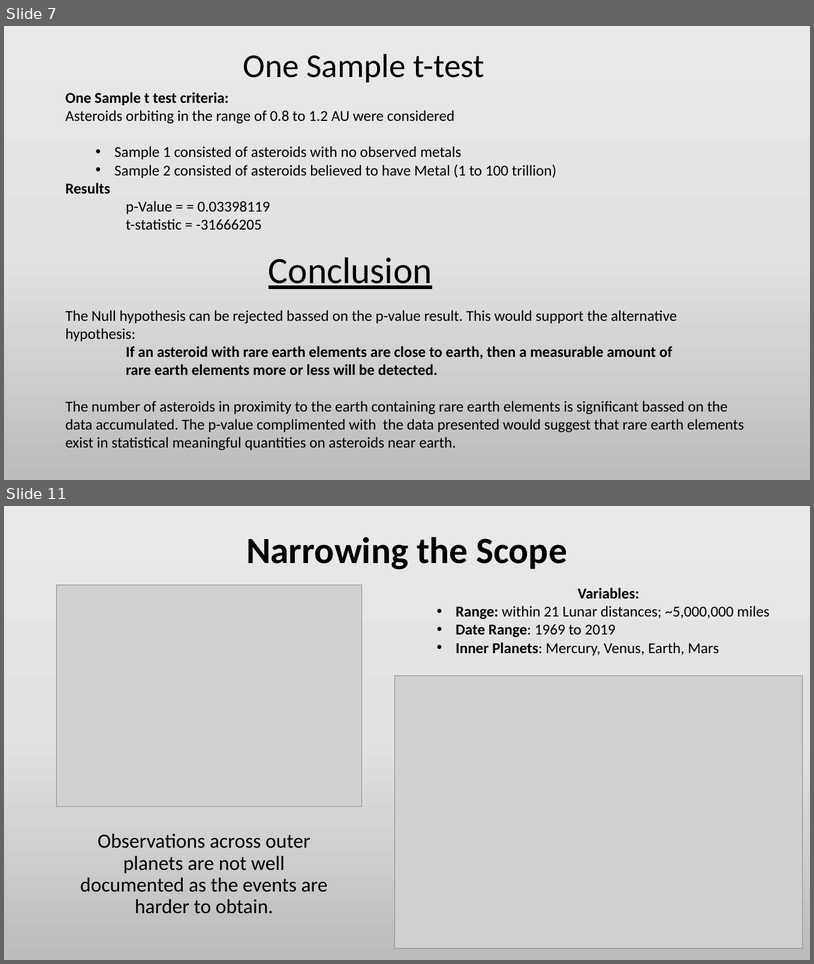
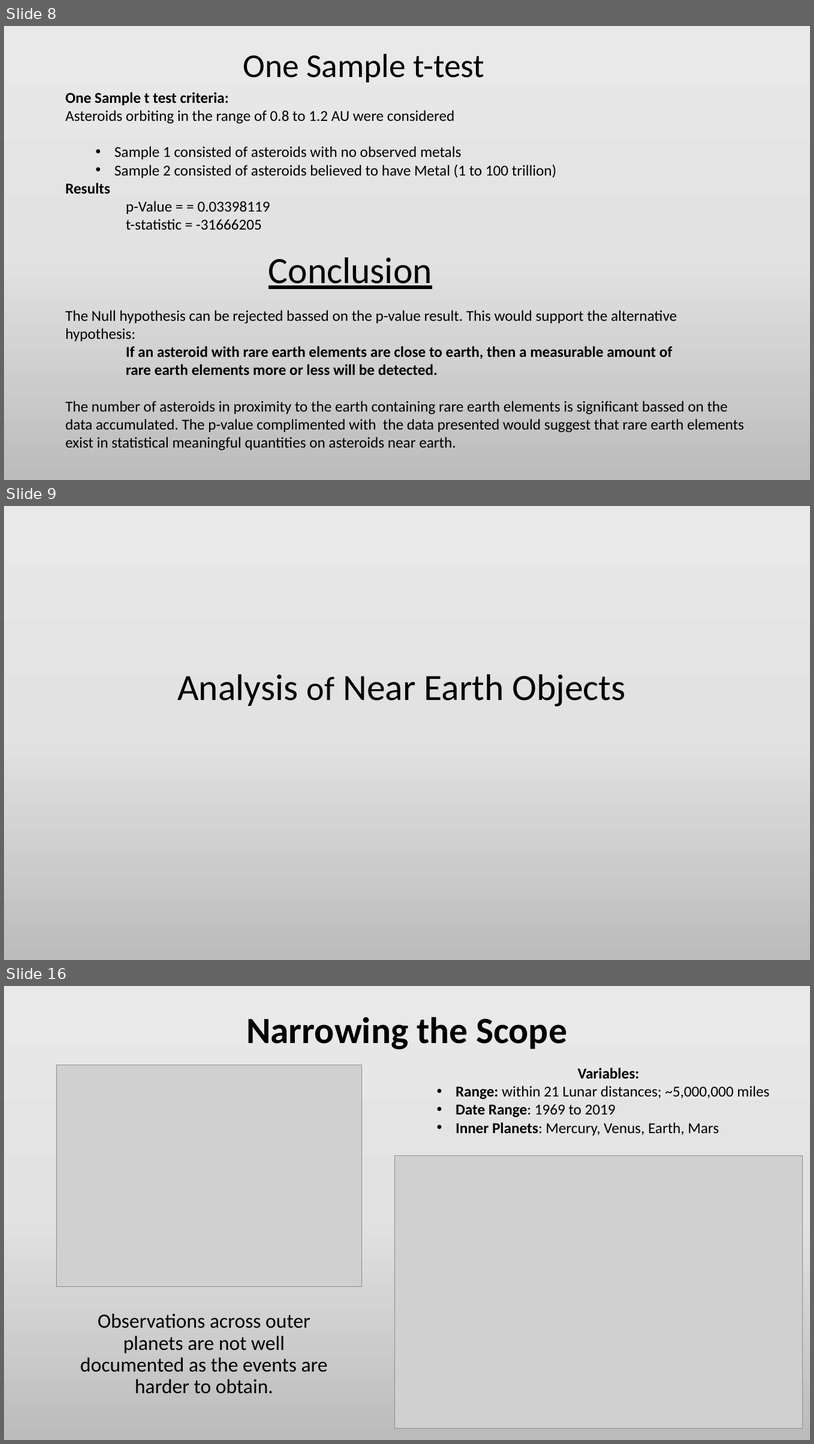
Before and after one commit to Efritch/asteroids_group_g, a slide deck: asteroid_analysisFinal.pptx. Shown one above the other, each under a label of ours: slides 7 and 11 before the commit, slides 8, 9 and 16 after it; the slides between them are not shown. The pictures are 814x964 and 814x1444 pixels, drawn with LibreOffice and Linux fonts; fonts in the diff are those of the drawing; grey boxes stand for pictures. Boxes give left, top, right and bottom in pixels: in the first picture for what was removed or moved away, otherwise in the second. Text is boxed around its words. In the diff, an @@ line names an element or a change of style, - is before the commit and + after.

Commit message:
Add files via upload
PPT file includes Erik's slides for the analysis of asteroids posing a threat to impact Earth.

```diff
--- a/asteroid_analysisFinal.pptx
+++ b/asteroid_analysisFinal.pptx
@@ slide 9 added at box(4, 506, 810, 960), background gradient #EBEAEA to #E4E3E3 to #BDBCBC @@
@@ title added at box(177, 674, 626, 706), 44 pt, text #000000 @@
+Analysis of Near Earth Objects
@@ what was slide 7 is now slide 8 @@
@@ what was slide 11 is now slide 16 @@
```
Also in this commit, not shown: 2 slides changed, 6 other slides added, 2 slides removed.
